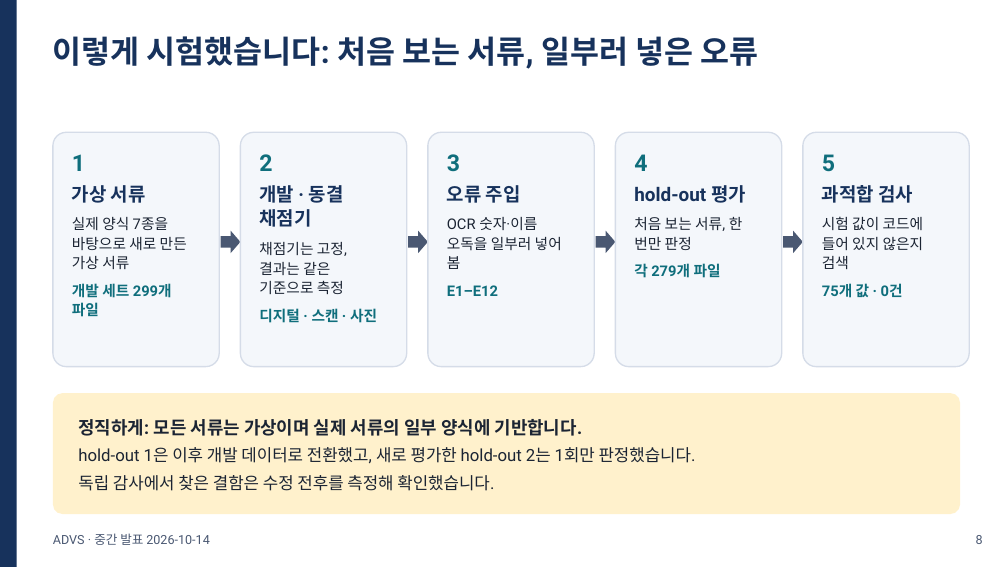
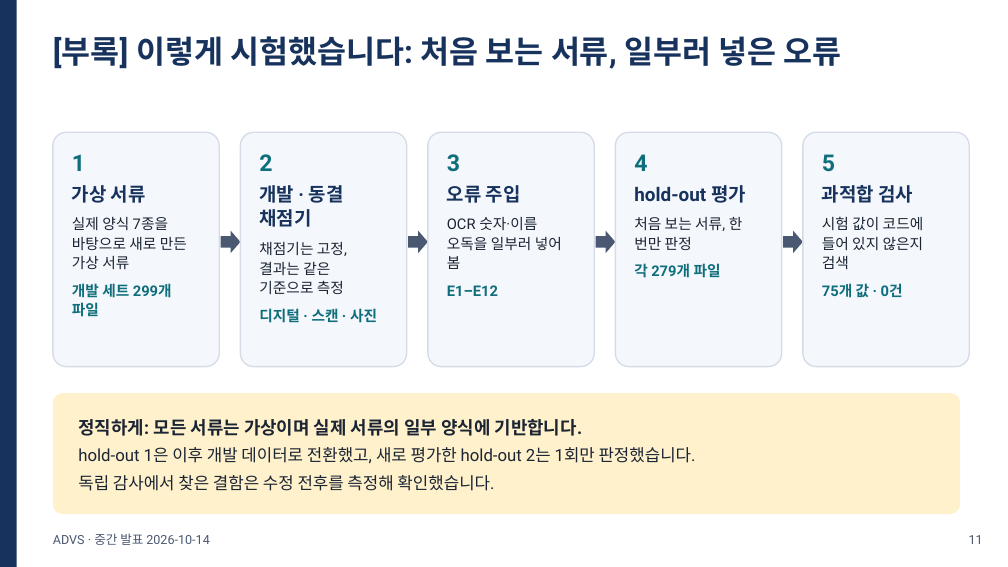
Before and after one commit to khabibro/ADVS, a slide deck: slide 11 of docs/midterm/ADVS_midterm.pptx (slide 8 before the commit). Drawn at 1008x567 pixels with LibreOffice and Linux fonts; fonts in the diff are those of the drawing. Boxes give left, top, right and bottom in pixels: in the first picture for what was removed or moved away, otherwise in the second. Text is boxed around its words. In the diff, an @@ line names an element or a change of style, - is before the commit and + after.

```diff
--- a/docs/midterm/ADVS_midterm.pptx
+++ b/docs/midterm/ADVS_midterm.pptx
@@ text at (x1=53, y1=36, x2=842, y2=69): text changed @@
-이렇게 시험했습니다: 처음 보는 서류, 일부러 넣은 오류
+[부록] 이렇게 시험했습니다: 처음 보는 서류, 일부러 넣은 오류
@@ text at (x1=969, y1=535, x2=983, y2=544): text changed @@
-8
+11
```
Also in this commit, not shown: 8 other slides changed, 9 slides added, 5 slides removed, 4 other files.
